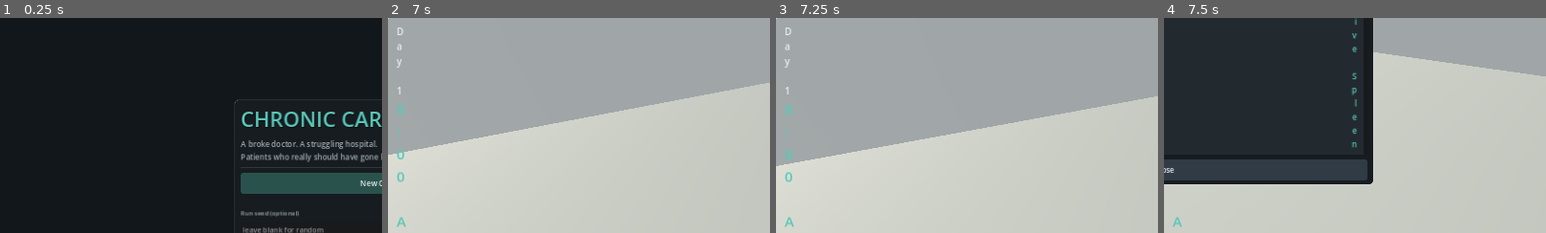
Above: before the commit, frames 1-4 (left to right).
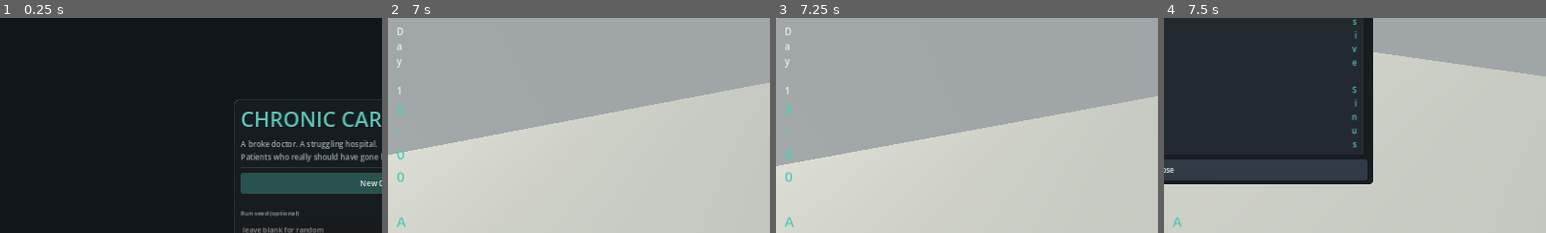
Above: after the commit, the same moments.

Repository: masonobegi/crypts-of-chaos
Game: Godot game, scene res://scenes/Boot.tscn
The game is run twice, just before and just after one commit, with the same random seed, the same clock (stepped at 60 frames per second) and the same inputs.
Inputs (mouse positions are % of the whole screen's width and height, from its top left):
- Up to frame 1 (0.25 s): no input
- Up to frame 2 (7 s): click (50, 49) at 0.52 s; type "12" at 0.6 s; click "New Career" at 1.25 s; click "Clock in" at 2 s; tap Enter at 2.75 s; move the mouse to (55, 50) at 2.77 s; hold W (move_forward) from 2.78 s (still down); tap T (chart) at 2.85, 3.6, 4.55, 5.3, 6.05, 6.8 s; tap Space (jump) at 3.02, 3.77, 5.27, 6.02, 6.77 s; move the mouse to (45, 50) at 3.52 s; move the mouse to (52, 48) at 4.27 s; hold Ctrl (crouch) 4.28-5.03 s; move the mouse to (49, 52) at 5.02 s; click (49, 52) at 5.1 s; move the mouse to (57, 51) at 5.77 s; hold E (interact) 5.78-6.53 s; move the mouse to (42, 49) at 6.52 s; tap Shift (sprint) at 6.6 s
- Up to frame 3 (7.25 s): keep holding W (move_forward)
- Up to frame 4 (7.5 s): keep holding W (move_forward); move the mouse to (51, 50) at 7.27 s; hold Q (tablet) from 7.28 s (still down)
The pictures show only the part of the screen within x 0-50%, y 0-50%; the shares and areas given below are measured in that part.

Frames 1-3 are identical in both runs. In frame 4, 0.2% of the frame differs, in the area x 49-51%, y 0-61%.

Commit message:
Content expansion, tannoy, and the last upgrade behaviours
- Content: 19 conditions, 17 treatments, 14 complications, 19 random events.
  Added validation tests that walk every entry and assert each condition has
  reachable treatments backed by real items, each complication has real cause
  tags, and each machine treatment is indicated for something — a condition
  whose treatments need a nonexistent tool is unwinnable and would only ever
  surface as a patient who mysteriously never improves.
- One tool can now serve several treatments and the right one is chosen by
  what the patient actually has, so picking up a wrench no longer performs a
  procedure decided by dictionary ordering.
- PA tannoy: mostly jokes, but weighted by heat, inspections and press, so the
  institution's mood reaches the player without a UI element.
- Student on placement: a witness with legs, glued to you for the whole shift.
  Agency nurse: barely notices anything and owes you nothing. Coffee machine
  failure, which specifically defeats the coffee-machine upgrade.
- Service contract now fixes miscalibration AND reports it; the ward clerk
  files your undocumented complications but notices how often she has to; the
  second opinion policy puts a colleague through every extended stay.

519 assertions, 37 smoke checks, 8 balance checks.

Co-Authored-By: Claude Opus 5 <noreply@anthropic.com>
Claude-Session: https://claude.ai/code/session_012v14cF2GepYx5imtAqBXn5

Diff:
--- a/scripts/autoload/DB.gd
+++ b/scripts/autoload/DB.gd
@@ -107,6 +107,62 @@
 		"dept": "ward", "tell": "Moustache is visibly exhausted.",
 		"color": Color(0.5, 0.35, 0.25),
 	},
+	"bilateral_opinions": {
+		"name": "Bilateral Wrist Opinions",
+		"desc": "Both wrists have views. The views differ.",
+		"base_days": 2.5, "rate": 0.46, "revenue": 1300,
+		"treats": ["opinion_realign", "torque_wrench", "rest"],
+		"dept": "ward", "tell": "Left wrist disagrees with right wrist, audibly.",
+		"color": Color(0.72, 0.45, 0.55),
+	},
+	"recursive_sneeze": {
+		"name": "Recursive Sneeze",
+		"desc": "Each sneeze causes the previous sneeze. Do not think about it.",
+		"base_days": 2.0, "rate": 0.54, "revenue": 1150,
+		"treats": ["steam_tent", "ultrasonic_dusting", "placebex"],
+		"dept": "ward", "tell": "Sneezing in a pattern that has no beginning.",
+		"color": Color(0.85, 0.82, 0.60),
+	},
+	"unfinished_yawn": {
+		"name": "Chronic Unfinished Yawn",
+		"desc": "It has been going since Thursday. It is not going well.",
+		"base_days": 3.5, "rate": 0.34, "revenue": 1600,
+		"treats": ["counter_yawn", "dread_extraction", "rest"],
+		"dept": "ward", "tell": "Mid-yawn. Has been for some time.",
+		"color": Color(0.62, 0.68, 0.75),
+	},
+	"borrowed_ache": {
+		"name": "Borrowed Ache",
+		"desc": "The ache belongs to somebody else. Nobody has come forward.",
+		"base_days": 3.0, "rate": 0.4, "revenue": 1450,
+		"treats": ["talk_therapy_lite", "vibe_stabilize", "warm_compress"],
+		"dept": "ward", "tell": "Winces on someone else's behalf.",
+		"color": Color(0.68, 0.55, 0.62),
+	},
+	"magnetic_indecision": {
+		"name": "Magnetic Indecision",
+		"desc": "Cannot choose. Attracts cutlery while failing to.",
+		"base_days": 4.0, "rate": 0.3, "revenue": 1900,
+		"treats": ["vibe_stabilize", "opinion_realign", "weighted_blanket"],
+		"dept": "ward", "tell": "Surrounded by teaspoons. Undecided about it.",
+		"color": Color(0.55, 0.60, 0.70),
+	},
+	"premonitory_hangover": {
+		"name": "Premonitory Hangover",
+		"desc": "The hangover has arrived early. The event has not been scheduled.",
+		"base_days": 1.5, "rate": 0.7, "revenue": 750,
+		"treats": ["fluids", "chalkinol", "rest"],
+		"dept": "ward", "tell": "Regretful about something that has not occurred.",
+		"color": Color(0.78, 0.70, 0.45),
+	},
+	"clerical_lung": {
+		"name": "Clerical Lung",
+		"desc": "Breathing has become administrative.",
+		"base_days": 5.0, "rate": 0.25, "revenue": 2400,
+		"treats": ["dread_extraction", "ultrasonic_dusting", "steam_tent"],
+		"dept": "ward", "tell": "Each breath appears to require sign-off.",
+		"color": Color(0.70, 0.72, 0.66),
+	},
 }
 
 # =============================================================== TREATMENTS
@@ -181,6 +237,21 @@
 		"effect": 0.3, "wrong": 0.03, "tool": "blanket", "time": 2.0,
 		"desc": "Reminds the patient which way down is.",
 	},
+	"opinion_realign": {
+		"name": "Opinion Realignment", "verb": "realigned the opinions",
+		"effect": 0.36, "wrong": -0.05, "tool": "wrench", "time": 3.0,
+		"desc": "Bring both sides of the patient into agreement. Mechanically.",
+	},
+	"ultrasonic_dusting": {
+		"name": "Ultrasonic Dusting", "verb": "performed ultrasonic dusting",
+		"effect": 0.33, "wrong": -0.03, "tool": "duster", "time": 3.0,
+		"desc": "Shake the dust out at a frequency nobody enjoys.",
+	},
+	"counter_yawn": {
+		"name": "Counter-Yawn", "verb": "administered a counter-yawn",
+		"effect": 0.4, "wrong": 0.0, "tool": "", "time": 3.5,
+		"desc": "Yawn back at the patient. Firmly. Maintain eye contact.",
+	},
 	"talk_therapy_lite": {
 		"name": "Brief Supportive Chat", "verb": "had a brief supportive chat",
 		"effect": 0.26, "wrong": 0.04, "tool": "", "time": 4.0,
@@ -244,6 +315,30 @@
 		"symptom": "Shivering, but argumentatively.",
 		"color": Color(0.6, 0.85, 0.95),
 		"causes": ["medication_reaction", "facilities", "underlying"],
+	},
+	"spectral_itch": {
+		"name": "Spectral Itch", "days": 1.5, "rec": -0.07, "sev": 0.3,
+		"symptom": "Scratching an area that is not present.",
+		"color": Color(0.72, 0.65, 0.80),
+		"causes": ["idiopathic", "underlying", "medication_reaction"],
+	},
+	"clerical_nausea": {
+		"name": "Clerical Nausea", "days": 1.0, "rec": -0.04, "sev": 0.2,
+		"symptom": "Made unwell by the amount of paperwork about them.",
+		"color": Color(0.80, 0.82, 0.70),
+		"causes": ["administrative", "idiopathic"],
+	},
+	"borrowed_symptoms": {
+		"name": "Borrowed Symptoms", "days": 2.0, "rec": -0.1, "sev": 0.4,
+		"symptom": "Has developed the condition of the patient next door.",
+		"color": Color(0.65, 0.55, 0.70),
+		"causes": ["underlying", "idiopathic", "visitor_stress"],
+	},
+	"reverse_appetite": {
+		"name": "Reverse Appetite", "days": 1.5, "rec": -0.06, "sev": 0.25,
+		"symptom": "Hungrier after eating. Considerably.",
+		"color": Color(0.88, 0.72, 0.50),
+		"causes": ["dietary", "medication_reaction", "idiopathic"],
 	},
 	"gravitational_relapse": {
 		"name": "Gravitational Relapse", "days": 2.5, "rec": -0.15, "sev": 0.55,
--- a/scripts/core/game.gd
+++ b/scripts/core/game.gd
@@ -95,6 +95,10 @@
 	codex.name = "Codex"
 	add_child(codex)
 
+	var pa := PASystem.new()
+	pa.name = "PASystem"
+	add_child(pa)
+
 	shift = ShiftSystem.new()
 	shift.name = "ShiftSystem"
 	add_child(shift)
--- a/scripts/items/items_db.gd
+++ b/scripts/items/items_db.gd
@@ -44,6 +44,11 @@
 		"name": "Steam Tent Kit", "mass": 3.0, "size": Vector3(0.4, 0.3, 0.3),
 		"blurb": "A tent. Some steam. Assembly required.",
 		"shape": "box", "color": Color(0.60, 0.72, 0.78),
+	},
+	"duster": {
+		"name": "Ultrasonic Duster", "mass": 1.2, "size": Vector3(0.12, 0.12, 0.42),
+		"blurb": "Emits a frequency. The frequency is not for you.",
+		"shape": "duster", "color": Color(0.45, 0.65, 0.72),
 	},
 	"wrench": {
 		"name": "Spleen Torque Wrench", "mass": 2.2, "size": Vector3(0.09, 0.09, 0.55),
@@ -221,6 +226,12 @@
 				{"mesh": Build.box_mesh(Vector3(size.x, size.y, 0.06)), "mat": Build.mat(color, 0.3)},
 				{"mesh": Build.cyl_mesh(0.012, 0.1), "mat": Build.mat(Build.PLASTIC), "pos": Vector3(0, -size.y * 0.5 - 0.04, 0)},
 			]
+		"duster":
+			return [
+				{"mesh": Build.cyl_mesh(0.035, 0.24), "mat": m, "rot": Vector3(PI / 2, 0, 0)},
+				{"mesh": Build.cyl_mesh(0.06, 0.1, 12), "mat": Build.mat(color.lightened(0.25), 0.3, 0.0, color * 0.5), "pos": Vector3(0, 0, -0.17), "rot": Vector3(PI / 2, 0, 0)},
+				{"mesh": Build.box_mesh(Vector3(0.05, 0.02, 0.06)), "mat": dark, "pos": Vector3(0, 0.04, 0.06)},
+			]
 		"wrench":
 			return [
 				{"mesh": Build.box_mesh(Vector3(0.035, 0.035, 0.44)), "mat": metal},
--- a/scripts/npc/patient_npc.gd
+++ b/scripts/npc/patient_npc.gd
@@ -209,10 +209,19 @@
 		var as_treatment := Items.substance_effect(held.contents)
 		if as_treatment != "":
 			return as_treatment
+	# One tool can serve several treatments (the wrench detorques a spleen AND
+	# realigns wrist opinions). Prefer whichever is actually indicated for this
+	# patient — otherwise picking up a wrench would silently perform the wrong
+	# procedure depending on dictionary order.
+	var fallback := ""
 	for tid in DB.TREATMENTS:
-		if String(DB.TREATMENTS[tid].get("tool", "")) == item_id:
-			return tid
-	return ""
+		if String(DB.TREATMENTS[tid].get("tool", "")) != item_id:
+			continue
+		if DB.is_correct_treatment(data.condition_id, String(tid)):
+			return String(tid)
+		if fallback == "":
+			fallback = String(tid)
+	return fallback
 
 func interact(player, held) -> void:
 	if data == null:
--- a/scripts/npc/staff_npc.gd
+++ b/scripts/npc/staff_npc.gd
@@ -17,6 +17,8 @@
 var _patrol_speed := 1.0
 var _talk_cooldown := 0.0
 var _approached := false
+## Set for a shadowing student: they follow you all shift and see everything.
+var shadow_player := false
 
 func _ready() -> void:
 	super._ready()
@@ -67,6 +69,17 @@
 		if tier >= 2 and perception and perception.sees_player():
 			if state != State.WATCH and state != State.FOLLOW:
 				_enter(State.WATCH)
+
+	# A student on placement is a mobile witness attached to your hip. They do
+	# not escalate much on their own, but they see absolutely everything and
+	# they talk to the staff room at the end of the day.
+	if shadow_player and player != null and state not in [State.TALK]:
+		look_toward(player.global_position + Vector3(0, 1.5, 0))
+		if distance_to(player.global_position) > 2.8:
+			goto(player.global_position)
+		elif is_moving():
+			stop_moving()
+		return
 
 	# Somebody who wants something from you comes and finds you. This is the
 	# moment a witness stops being a hazard and becomes a negotiation.
@@ -184,6 +197,7 @@
 	# A decent coffee machine is, mechanically, a nurse-retention device. Staff
 	# spend more of the shift at the station and less of it in your wards.
 	elif role == "nurse" and GameState.has_upgrade("coffee_machine") \
+			and not GameState.flag("coffee_broken", false) \
 			and RNG.chance("coffee_pull", 0.45):
 		pool = ["station"]
 	var key := String(RNG.pick("staff_patrol_pick", pool))
--- /dev/null
+++ b/scripts/systems/pa_system.gd
@@ -0,0 +1,97 @@
+class_name PASystem
+extends Node
+## The overhead announcements.
+##
+## Mostly atmosphere, but not only: the tannoy is the cheapest possible way to
+## tell the player that the institution has noticed something, and it does it
+## without a UI element. When heat is high the announcements get pointed, and
+## when an inspection is on the floor everybody starts being told to look busy.
+
+const MIN_GAP := 22       ## in-game minutes
+const MAX_GAP := 55
+
+const IDLE_LINES := [
+	"Would the owner of the blue estate blocking the ambulance bay please move it. Again.",
+	"Ward C, your dressings trolley is in the lift. The lift is between floors.",
+	"A reminder that the third-floor vending machine is not a shared resource.",
+	"Catering apologises for today's lunch, and for tomorrow's.",
+	"Would whoever keeps setting the Vibe Stabiliser to eleven please stop.",
+	"The hot tap in the staff WC is decorative.",
+	"Lost property has a great many single shoes and would like fewer.",
+	"Please do not race the wheelchairs. Please do not bet on the wheelchairs.",
+	"Reminder: patients are not to be stored in corridors, regardless of tidiness.",
+	"The suggestion box has been removed following suggestions.",
+	"Would the doctor who left a bedpan on the vending machine please collect it.",
+	"Meridian Mutual reminds you that every line item is a promise.",
+	"Housekeeping to Room 103. Housekeeping, wherever you are, to Room 103.",
+	"The fire door is not a shortcut. It is a fire door.",
+	"Staff are reminded that the mortuary lift is not the goods lift.",
+	"Today's mandatory training has been cancelled due to lack of interest.",
+]
+
+const INSPECTION_LINES := [
+	"All staff: our visitor is on the floor. Please be excellent.",
+	"Reminder to all clinicians: charts should reflect care given. Ideally today.",
+	"Would all staff ensure corridors are clear. Especially that corridor.",
+	"Administration thanks you in advance for a quiet, unremarkable afternoon.",
+]
+
+const HEAT_LINES := [
+	"Would the duty physician please report to Administration.",
+	"Administration is reviewing this week's length-of-stay figures.",
+	"A reminder that all extended admissions require a documented cause.",
+	"Records has requested several charts from Ward C. Several.",
+	"Would the duty physician contact Administration. At their convenience. Today.",
+]
+
+const PRESS_LINES := [
+	"All staff: there is press in the lobby. Smile with your whole face.",
+	"Please direct all media enquiries to Administration, and then walk away.",
+]
+
+var _next_at := 0
+
+func _ready() -> void:
+	add_to_group("pa_system")
+	EventBus.clock_tick.connect(_on_tick)
+	EventBus.shift_started.connect(func(_d): _schedule(8))
+
+func _schedule(gap := 0) -> void:
+	if gap <= 0:
+		gap = RNG.randi_range_s("pa_gap", MIN_GAP, MAX_GAP)
+	_next_at = GameState.career_minutes + gap
+
+func _on_tick(_minute: int) -> void:
+	if GameState.phase != GameState.Phase.SHIFT:
+		return
+	if _next_at == 0:
+		_schedule()
+		return
+	if GameState.career_minutes < _next_at:
+		return
+	_schedule()
+	announce(_pick())
+
+## Weighted so the tannoy reflects what is actually going on: it is the
+## institution talking, and the institution has moods.
+func _pick() -> String:
+	var inv = get_tree().get_first_node_in_group("investigation_system")
+	var inspection_visible: bool = inv != null and not inv.active_titles().is_empty()
+	var weights := {
+		"idle": 3.0,
+		"heat": GameState.heat * 4.0,
+		"inspection": 3.0 if inspection_visible else 0.0,
+		"press": 2.5 if GameState.flag("press_present", false) else 0.0,
+	}
+	match String(RNG.pick_weighted("pa_kind", weights)):
+		"heat": return String(RNG.pick("pa_heat", HEAT_LINES))
+		"inspection": return String(RNG.pick("pa_insp", INSPECTION_LINES))
+		"press": return String(RNG.pick("pa_press", PRESS_LINES))
+	return String(RNG.pick("pa_idle", IDLE_LINES))
+
+func announce(text: String) -> void:
+	AudioMgr.play("ding", -16.0, 0.75)
+	await get_tree().create_timer(0.45).timeout
+	if not is_inside_tree():
+		return
+	EventBus.subtitle.emit("Tannoy", text, 5.5)
--- a/scripts/systems/patient_system.gd
+++ b/scripts/systems/patient_system.gd
@@ -106,7 +106,12 @@
 # ================================================================ admission
 func free_wards() -> Array[String]:
 	var out: Array[String] = []
+	# A room closed for deep cleaning is genuinely out of service for the day.
+	var closed: String = WARD_KEYS[GameState.day % WARD_KEYS.size()] \
+		if GameState.flag("bed_closed", false) else ""
 	for key in WARD_KEYS:
+		if key == closed:
+			continue
 		var taken := false
 		for id in patients:
 			var p: Patient = patients[id]
--- a/scripts/systems/random_events.gd
+++ b/scripts/systems/random_events.gd
@@ -60,6 +60,22 @@
 	"mass_casualty": {
 		"title": "Multiple Admissions", "weight": 0.35,
 		"body": "A coach did something unwise. Every bed you have will be full by lunch.",
+	},
+	"student_shadowing": {
+		"title": "Student On Placement", "weight": 0.8,
+		"body": "A medical student has been assigned to shadow you. All day. At close range.",
+	},
+	"coffee_broken": {
+		"title": "Coffee Machine Down", "weight": 0.6,
+		"body": "The nurses' station coffee machine has failed. The nurses will be walking about.",
+	},
+	"agency_nurse": {
+		"title": "Agency Cover", "weight": 0.7,
+		"body": "An agency nurse is covering today. Doesn't know anyone, doesn't owe anyone.",
+	},
+	"bed_closed": {
+		"title": "Bed Out Of Service", "weight": 0.5,
+		"body": "One room is closed for deep cleaning. Fewer beds, same targets.",
 	},
 	"good_review": {
 		"title": "Glowing Review", "weight": 0.5,
@@ -121,6 +137,12 @@
 				w *= 1.0 if patient_system and patient_system.free_wards().size() >= 3 else 0.1
 			"patient_escape":
 				w *= 1.0 if patient_system and patient_system.active_count() > 1 else 0.0
+			"coffee_broken":
+				w *= 1.6 if GameState.has_upgrade("coffee_machine") else 0.4
+			"student_shadowing":
+				w *= 0.5 + GameState.rep("hospital") * 1.5
+			"bed_closed":
+				w *= 1.0 if patient_system and patient_system.free_wards().size() >= 2 else 0.0
 		if w > 0.0:
 			weights[id] = w
 	if weights.is_empty():
@@ -204,6 +226,60 @@
 		"good_review":
 			GameState.adjust_rep("hospital", 0.05)
 			GameState.adjust_rep("patient_sat", 0.04)
+		"student_shadowing":
+			_spawn_student()
+		"coffee_broken":
+			GameState.set_flag("coffee_broken", true)
+		"agency_nurse":
+			_spawn_agency_nurse()
+		"bed_closed":
+			GameState.set_flag("bed_closed", true)
+
+## A student is a witness with legs. High observance, low escalation, glued to
+## you — the single most disruptive thing that can happen to a plan.
+func _spawn_student() -> void:
+	var hospital = get_tree().get_first_node_in_group("hospital")
+	var sus = get_tree().get_first_node_in_group("suspicion_system")
+	if hospital == null or sus == null:
+		return
+	var s := NurseNPC.new()
+	s.npc_id = "student_%d" % GameState.day
+	s.archetype = "rule_follower"
+	s.display = "%s (student)" % RNG.pick("student_name", DB.STAFF_FIRST)
+	s.set_colours(Color(0.87, 0.72, 0.60), Color(0.62, 0.66, 0.72), Color(0.2, 0.16, 0.12))
+	s.shadow_player = true
+	var parent: Node = hospital.get_parent()
+	if parent == null:
+		parent = get_tree().root
+	parent.add_child(s)
+	s.position = hospital.point_in("lobby", "student_spawn")
+	var mind := DB.make_mind(s.npc_id, s.display, "nurse", "rule_follower")
+	mind.observance = 0.95
+	mind.escalation = 0.25
+	mind.talkativeness = 0.85     # tells the staff room everything
+	mind.trust = 0.7
+	sus.register(mind, s)
+
+## Agency cover: barely notices anything, but owes you nothing at all.
+func _spawn_agency_nurse() -> void:
+	var hospital = get_tree().get_first_node_in_group("hospital")
+	var sus = get_tree().get_first_node_in_group("suspicion_system")
+	if hospital == null or sus == null:
+		return
+	var n := NurseNPC.new()
+	n.npc_id = "agency_%d" % GameState.day
+	n.archetype = "incompetent"
+	n.display = "Agency Nurse"
+	n.set_colours(Color(0.76, 0.60, 0.46), Color(0.35, 0.52, 0.48), Color(0.18, 0.14, 0.1))
+	var parent: Node = hospital.get_parent()
+	if parent == null:
+		parent = get_tree().root
+	parent.add_child(n)
+	n.position = hospital.point_in("station", "agency_spawn")
+	var mind := DB.make_mind(n.npc_id, n.display, "nurse", "incompetent")
+	mind.trust = 0.2              # no history with you, and no reason to cover
+	mind.escalation = 0.7
+	sus.register(mind, n)
 
 func is_active(id: String) -> bool:
 	return active_flags.has(id)
@@ -214,6 +290,8 @@
 	GameState.set_flag("press_present", false)
 	GameState.set_flag("families_arguing", false)
 	GameState.set_flag("supply_shortage", false)
+	GameState.set_flag("coffee_broken", false)
+	GameState.set_flag("bed_closed", false)
 
 func to_dict() -> Dictionary:
 	return {"fired": fired_today, "flags": active_flags}
--- a/scripts/systems/shift_system.gd
+++ b/scripts/systems/shift_system.gd
@@ -42,6 +42,8 @@
 		GameState.set_flag("evicted", true)
 
 	var fired := events.roll_daily()
+	_run_service_contract()
+	_run_second_opinions()
 	investigations.daily_check()
 	investigations.daily_tick()
 
@@ -63,6 +65,49 @@
 	}
 	briefing_ready.emit(_pending_briefing)
 	return _pending_briefing
+
+## Equipment service contract: machines get serviced, which fixes miscalibration
+## — and a technician who finds a machine badly out of calibration writes that
+## down. The upgrade that protects your equipment also audits it.
+func _run_service_contract() -> void:
+	if not GameState.has_upgrade("maintenance_contract"):
+		return
+	for f in get_tree().get_nodes_in_group("fixture"):
+		if not (f is TreatmentMachine):
+			continue
+		var m: TreatmentMachine = f
+		if not m.is_miscalibrated():
+			continue
+		var was := m.calibration
+		m.calibration = 1.0
+		if was < 0.65:
+			suspicion.report_to_institution("admin", "machine_miscalibrated", 0.3,
+				"%s found significantly out of calibration during service" % m.fixture_name,
+				"", ["equipment"])
+			EventBus.toast.emit("%s was serviced. It needed it." % m.fixture_name, "suspicion")
+		else:
+			EventBus.toast.emit("%s serviced." % m.fixture_name, "info")
+
+## Second opinion policy: a colleague signs off every extended stay. Great for
+## the hospital's standing, and it means another doctor reads all of your
+## extensions — with a chart audit attached.
+func _run_second_opinions() -> void:
+	if not GameState.has_upgrade("second_opinion_policy"):
+		return
+	var reviewer: DoctorNPC = null
+	for d in get_tree().get_nodes_in_group("staff"):
+		if d is DoctorNPC:
+			reviewer = d
+			break
+	if reviewer == null:
+		return
+	var extended: Array[Patient] = []
+	for p in patient_system.active():
+		if p.days_admitted > p.expected_stay_days + 0.5:
+			extended.append(p)
+	if extended.is_empty():
+		return
+	reviewer.review_charts(extended)
 
 func _admit_morning_patients() -> Array[Dictionary]:
 	var out: Array[Dictionary] = []
@@ -134,6 +179,7 @@
 		if d is DoctorNPC:
 			d.review_charts(patient_system.active())
 
+	_run_ward_clerk()
 	var findings := records.pending_findings()
 	var data := {
 		"day": GameState.day,
@@ -144,6 +190,30 @@
 	}
 	review_ready.emit(data)
 	EventBus.objective_changed.emit("Finish your paperwork before you leave.")
+
+## Ward clerk: chases up your undocumented complications so they stop being
+## record gaps. She files them as "idiopathic", which is plausible for most
+## things — but she also notices how often she has to do it, and mentions it.
+func _run_ward_clerk() -> void:
+	if not GameState.has_upgrade("admin_assistant"):
+		return
+	var filed := 0
+	for p in patient_system.active():
+		for c in p.active_complications():
+			if c.documented_cause != "":
+				continue
+			if not c.plausible_causes.has("idiopathic"):
+				continue
+			c.documented_cause = "idiopathic"
+			c.documented_at = GameState.career_minutes
+			filed += 1
+	if filed == 0:
+		return
+	EventBus.toast.emit("The ward clerk tidied up %d unfiled complication(s)." % filed, "info")
+	if filed >= 3:
+		suspicion.report_to_institution("admin", "clerk_pattern", 0.18 * float(filed),
+			"ward clerk filed %d complications with no stated cause this shift" % filed,
+			"", ["records", "statistics"])
 
 func _undocumented_complications() -> Array[Dictionary]:
 	var out: Array[Dictionary] = []
--- a/scripts/world/furniture.gd
+++ b/scripts/world/furniture.gd
@@ -261,7 +261,7 @@
 	var shelf := SupplyShelf.new()
 	shelf.room_key = r.key
 	h.add_child(shelf)
-	shelf.build("Treatment Stock", ["syringe", "iv_bag", "compress", "mallet", "wrench"])
+	shelf.build("Treatment Stock", ["syringe", "iv_bag", "compress", "mallet", "wrench", "duster"])
 	shelf.position = Vector3(r.rect.position.x + 1.2, 0, c.z + 3.2)
 	shelf.rotation.y = -PI / 2
 
@@ -275,7 +275,7 @@
 static func _supply(h: Hospital, r: Room) -> void:
 	var c := r.center()
 	var stock := [
-		["General Stock", ["compress", "blanket", "pillow", "bedpan", "thermometer"], false],
+		["General Stock", ["compress", "blanket", "pillow", "bedpan", "thermometer", "duster"], false],
 		["Pharmacy Stock", ["syringe", "pill_bottle", "iv_bag", "placebex_kit"], true],
 		["Forms & Stationery", ["blank_form", "clipboard_blank", "stapler"], false],
 	]
--- a/tests/test_core.gd
+++ b/tests/test_core.gd
@@ -135,3 +135,38 @@
 	t.eq(back.complications[0].documented_cause, "weather", "documented cause survives")
 	t.eq(back.chart.logged_treatments.size(), 1, "chart survives roundtrip")
 	t.eq(back.mind.archetype, "paranoid", "mind survives roundtrip")
+
+func test_every_condition_has_reachable_treatments() -> void:
+	# A condition whose indicated treatments need a tool that does not exist is
+	# unwinnable and would only show up as a patient who never gets better.
+	for cid in DB.CONDITIONS:
+		var treats: Array = DB.correct_treatments(String(cid))
+		t.gt(float(treats.size()), 0.0, "%s has indicated treatments" % cid)
+		for tid in treats:
+			var spec: Dictionary = DB.treatment(String(tid))
+			t.ok(not spec.is_empty(), "%s references a real treatment (%s)" % [cid, tid])
+			var tool := String(spec.get("tool", ""))
+			if tool == "" or tool.begins_with("machine_"):
+				continue
+			t.ok(Items.SPECS.has(tool),
+				"treatment %s needs tool '%s', which must be a real item" % [tid, tool])
+
+func test_every_complication_has_at_least_one_plausible_cause() -> void:
+	for cid in DB.COMPLICATIONS:
+		var causes: Array = Array(DB.COMPLICATIONS[cid].get("causes", []))
+		t.gt(float(causes.size()), 0.0, "%s can be attributed to something" % cid)
+		for c in causes:
+			t.ok(DB.CAUSES.has(String(c)), "%s uses a real cause tag (%s)" % [cid, c])
+
+func test_every_machine_treatment_is_indicated_somewhere() -> void:
+	# A machine whose treatment is correct for no condition is a trap with no
+	# legitimate use, which is not the same as a tempting one.
+	for tid in DB.TREATMENTS:
+		var tool := String(DB.treatment(String(tid)).get("tool", ""))
+		if not tool.begins_with("machine_"):
+			continue
+		var indicated := false
+		for cid in DB.CONDITIONS:
+			if DB.is_correct_treatment(String(cid), String(tid)):
+				indicated = true
+		t.ok(indicated, "machine treatment %s is indicated for some condition" % tid)
Not shown, changed: PROGRESS_LOG.md
